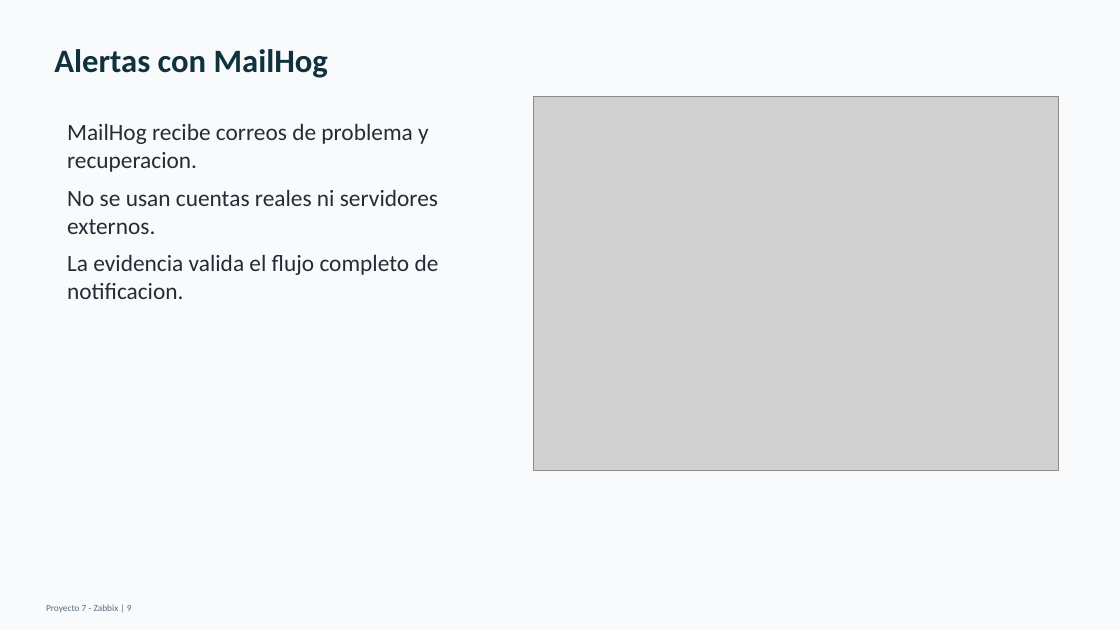
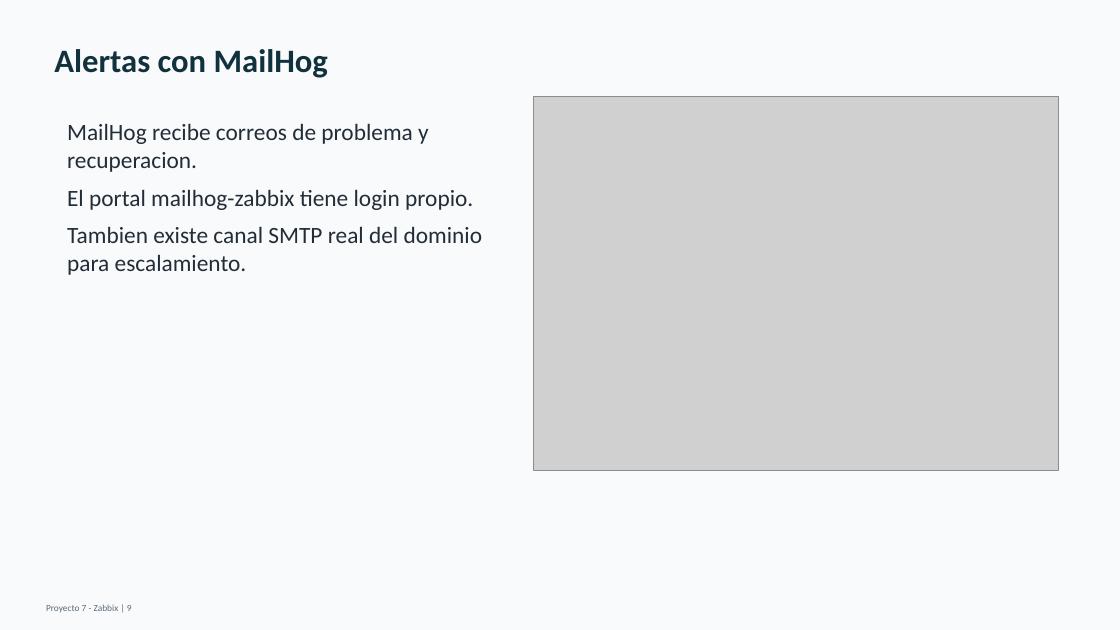
Before and after one commit to ballesterossmartsolutionssas/Proyecto7-Zabbix, a slide deck: slide 9 of entrega-final/Presentacion_Proyecto7_Zabbix.pptx. Drawn at 1120x630 pixels with LibreOffice and Linux fonts; fonts in the diff are those of the drawing; grey boxes stand for pictures. Boxes give left, top, right and bottom in pixels: in the first picture for what was removed or moved away, otherwise in the second. Text is boxed around its words. In the diff, an @@ line names an element or a change of style, - is before the commit and + after.

```diff
--- a/entrega-final/Presentacion_Proyecto7_Zabbix.pptx
+++ b/entrega-final/Presentacion_Proyecto7_Zabbix.pptx
@@ text at box(67, 189, 483, 275): text changed @@
-No se usan cuentas reales ni servidores externos.
-La evidencia valida el flujo completo de notificacion.
+El portal mailhog-zabbix tiene login propio.
+Tambien existe canal SMTP real del dominio para escalamiento.
```
Also in this commit, not shown: 8 other slides changed, 2 slides added, 11 other files.
